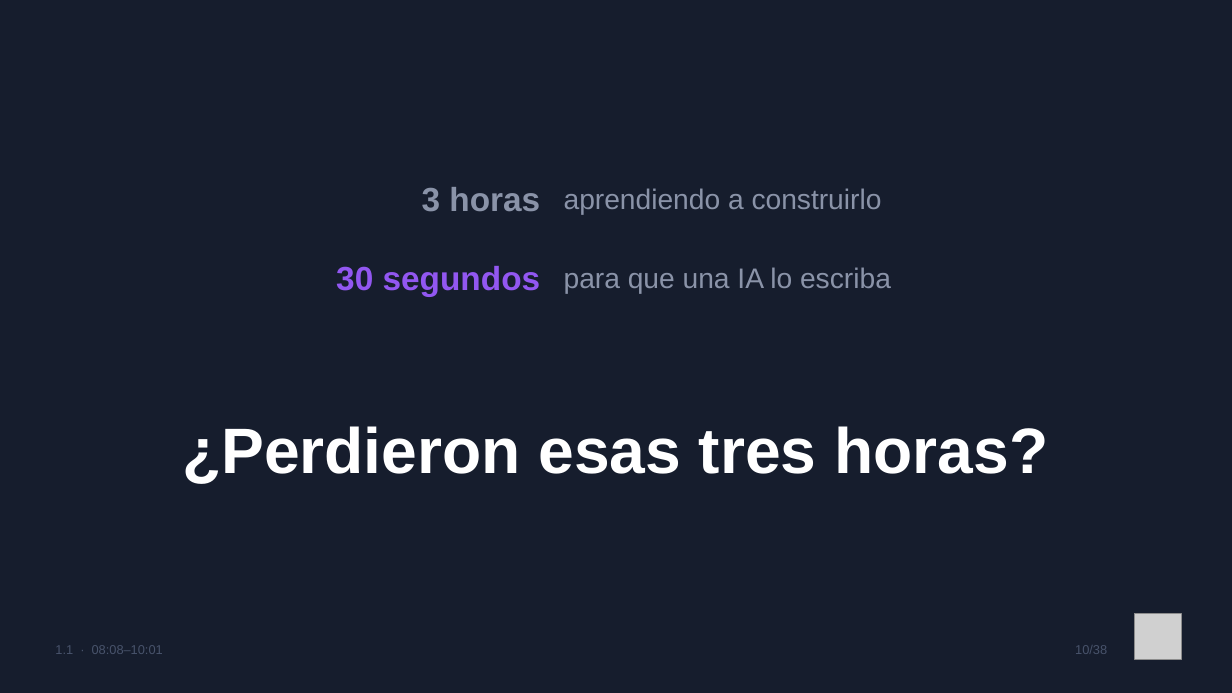
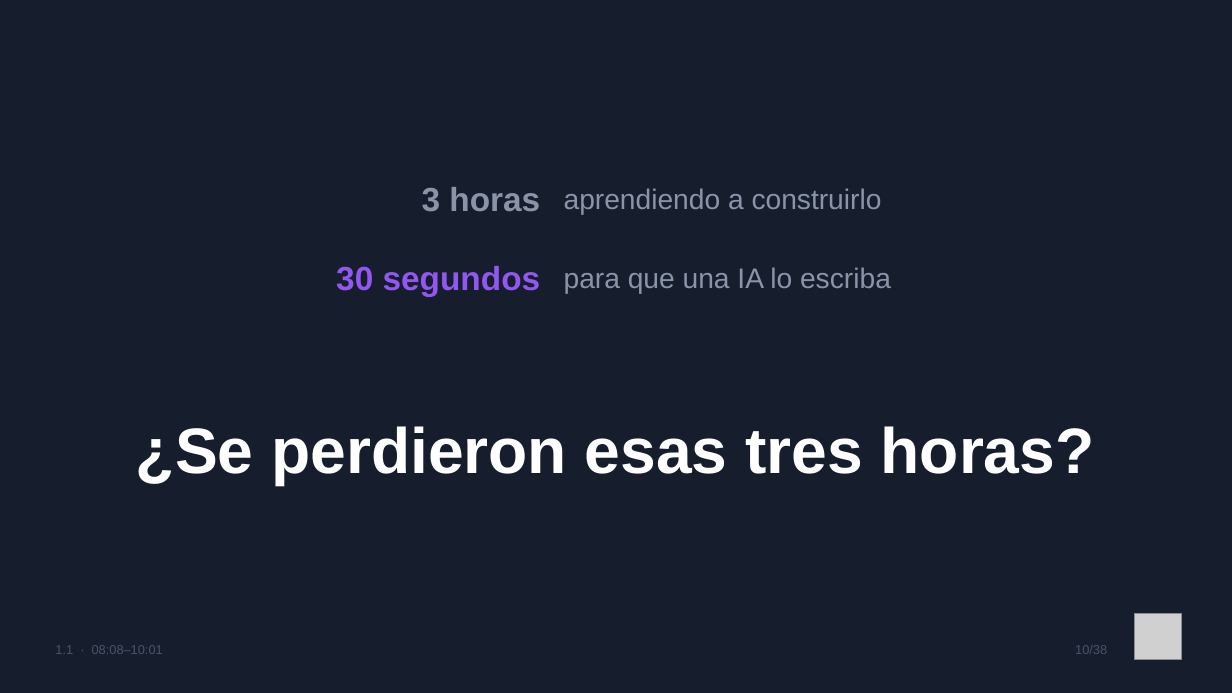
Before and after one commit to gldiazcardenas/charla-ia-aws-ug-cucuta, a slide deck: slide 10 of Slides_IA_AWS_UG_Cucuta.pptx. Drawn at 1232x693 pixels with LibreOffice and Linux fonts; fonts in the diff are those of the drawing; grey boxes stand for pictures. Boxes give left, top, right and bottom in pixels: in the first picture for what was removed or moved away, otherwise in the second. Text is boxed around its words. In the diff, an @@ line names an element or a change of style, - is before the commit and + after.

```diff
--- a/Slides_IA_AWS_UG_Cucuta.pptx
+++ b/Slides_IA_AWS_UG_Cucuta.pptx
@@ text at [136,426,1095,486]: text changed @@
-¿Perdieron esas tres horas?
+¿Se perdieron esas tres horas?
```
Also in this commit, not shown: 5 other slides changed.
